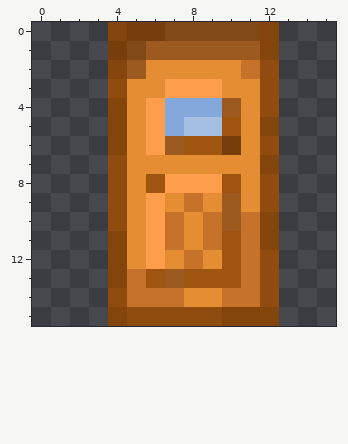
Edited in one commit: pixel-art sprite (core/assets/homegrown/ui/icons_0.png). Above, as it was before the edit.
The file is 64x64 pixels, drawn in blocks of 4x4; one block is one cell here. The old version is drawn lined up with the new one.
The result:
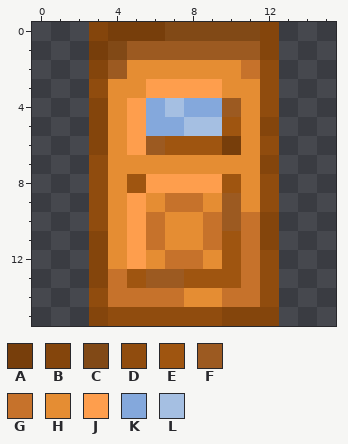
Palette (. is transparent): A #773e0b  B #84450c  C #814916  D #904c0e  E #9f5510  F #9c5a21  G #c6722b  H #e58d33  J #fe9e4d  K #84a8dc  L #a5bfe2
The exact change:
whole drawing moved by +4,+0 (the old picture is shown already moved)
@@ x 1..9 @@
- 0 ...BAACCC
- 1 ...ACFFFF
- 2 ...BFHHHH
- 3 ...DHHJJJ
- 4 ...BHJKKK
- 5 ...BHJKLL
- 6 ...BHJFEE
- 7 ...DHHHHH
- 8 ...DHEJJJ
- 9 ...DHJHGH
-10 ...DHJGHG
-11 ...BHJGHG
-12 ...BHJHGH
-13 ...BGEFEE
-14 ...DGGGHH
-15 ...BDDDDD
+ 0 ..BAAACCC
+ 1 ..ACFFFFF
+ 2 ..BFHHHHH
+ 3 ..DHHJJJJ
+ 4 ..BHJKLKK
+ 5 ..BHJKKLL
+ 6 ..BHJFEEE
+ 7 ..DHHHHHH
+ 8 ..DHEJJJJ
+ 9 ..DHJHGGH
+10 ..DHJGHHG
+11 ..BHJGHHG
+12 ..BHJHGGH
+13 ..BGEFFEE
+14 ..DGGGGHH
+15 ..BDDDDDD
